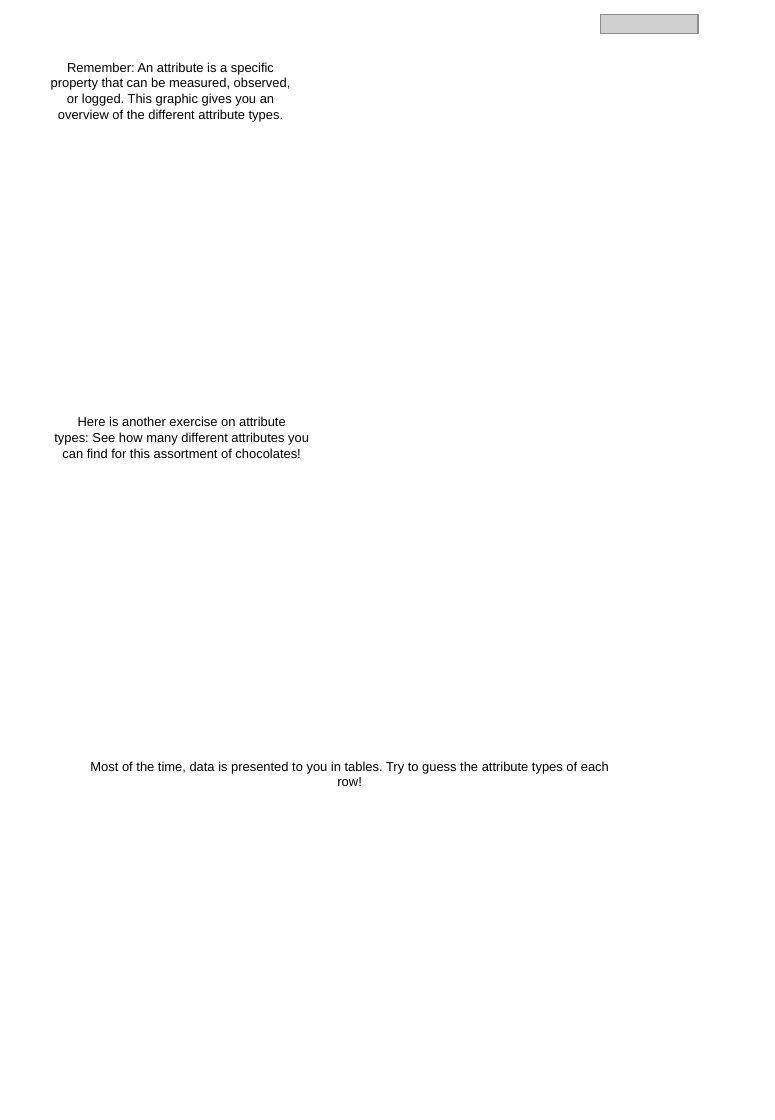
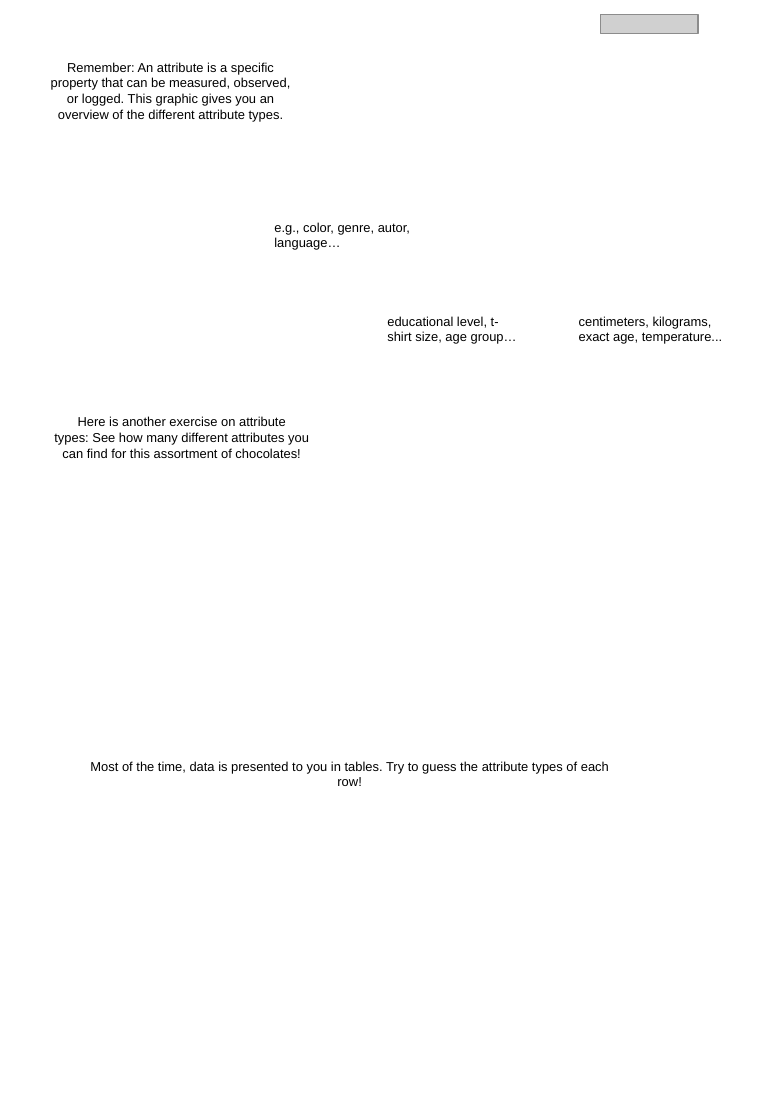
Before and after one commit to fhstp/comixplain, a slide deck: slide 6 of Comixplain_Editions/Attribute Types/PowerPoint/Comixplain - Attribute Types EN.pptx. Drawn at 775x1120 pixels with LibreOffice and Linux fonts; fonts in the diff are those of the drawing; grey boxes stand for pictures; background and template pictures are left out. Boxes give left, top, right and bottom in pixels: in the first picture for what was removed or moved away, otherwise in the second. Text is boxed around its words. In the diff, an @@ line names an element or a change of style, - is before the commit and + after.

Commit message:
Updated Attribute Types

```diff
--- a/Comixplain_Editions/Attribute Types/PowerPoint/Comixplain - Attribute Types EN.pptx
+++ b/Comixplain_Editions/Attribute Types/PowerPoint/Comixplain - Attribute Types EN.pptx
@@ rectangle added at [270,218,417,252], fill #FFFFFF, outline #FFFFFF 1 pt @@
@@ text added at [274,222,410,250], 9 pt, text #000000 @@
+e.g., color, genre, autor,
+language…
@@ rectangle added at [384,312,518,346], fill #FFFFFF, outline #FFFFFF 1 pt @@
@@ text added at [387,316,517,344], 9 pt, text #000000 @@
+educational level, t-shirt size, age group…
@@ rectangle added at [579,314,718,348], fill #FFFFFF, outline #FFFFFF 1 pt @@
@@ text added at [579,316,722,344], 9 pt, text #000000 @@
+centimeters, kilograms, exact age, temperature...
```
Also in this commit, not shown: 11 other files.
